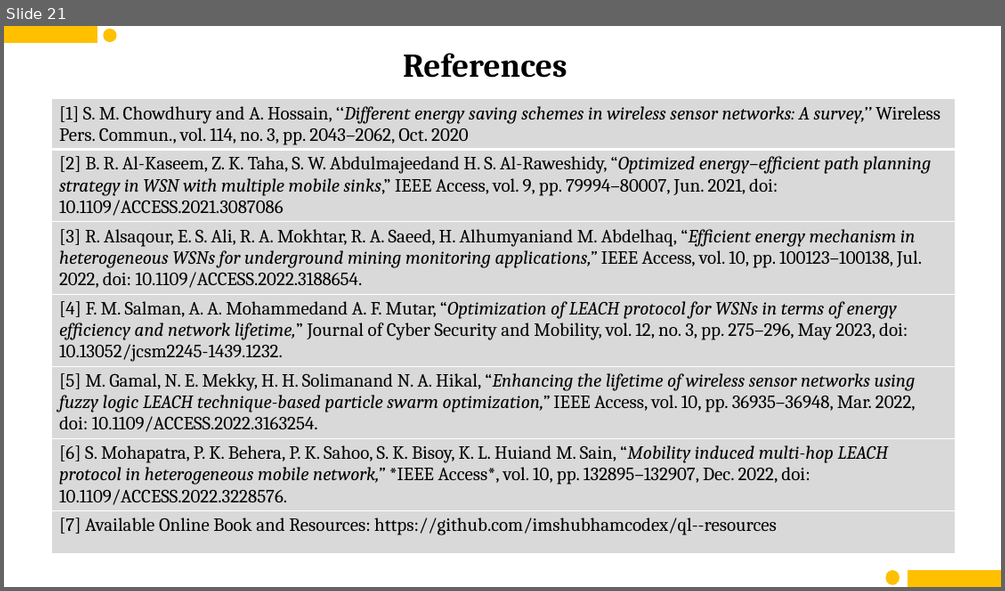
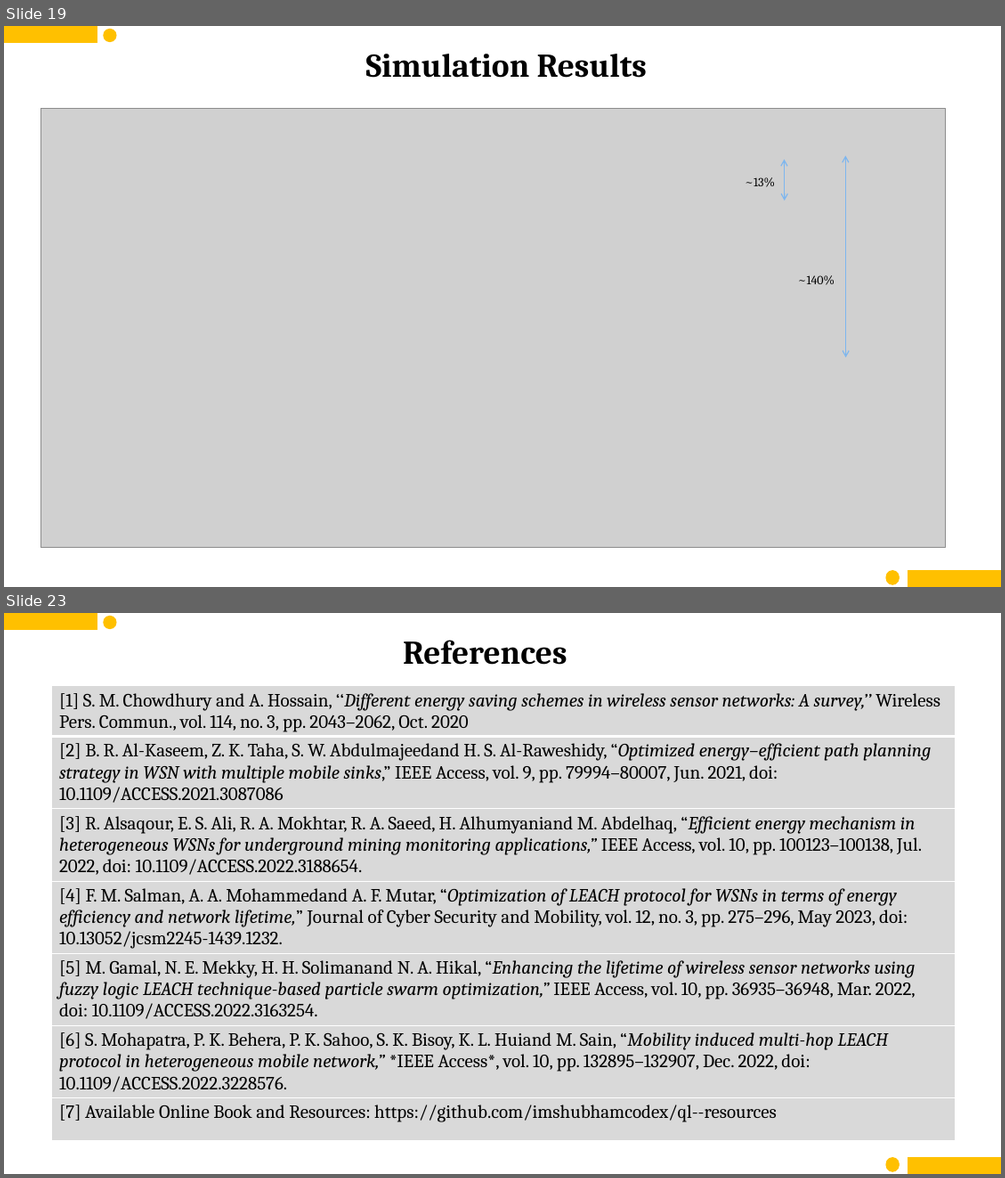
Before and after one commit to imshubhamcodex/ql--resources, a slide deck: mid_sem_RL.pptx. Shown one above the other, each under a label of ours: slide 21 before the commit, slides 19 and 23 after it; the slides between them are not shown. The pictures are 1005x591 and 1005x1178 pixels, drawn with LibreOffice and Linux fonts; fonts in the diff are those of the drawing; grey boxes stand for pictures. Boxes give left, top, right and bottom in pixels: in the first picture for what was removed or moved away, otherwise in the second. Text is boxed around its words. In the diff, an @@ line names an element or a change of style, - is before the commit and + after.

```diff
--- a/mid_sem_RL.pptx
+++ b/mid_sem_RL.pptx
@@ slide 19 added at <box>4,26,1001,587</box>, background #FFFFFF @@
@@ rectangle added at <box>4,27,97,43</box>, fill #FFC000, outline #FFC000 1 pt @@
@@ ellipse added at <box>104,29,116,42</box>, fill #FFC000, outline #FFC000 1 pt @@
@@ text added at <box>366,54,647,78</box>, 32 pt, text #000000, bold @@
+Simulation Results
@@ picture added at <box>40,109,945,548</box> @@
@@ elbow double arrow added from (845, 155) to (846, 357), #7DB6EF 1 pt @@
@@ text added at <box>744,177,775,187</box>, 12 pt, text #000000 @@
+~13%
@@ elbow double arrow added from (784, 160) to (785, 200), #7DB6EF 1 pt @@
@@ text added at <box>798,275,835,285</box>, 12 pt, text #000000 @@
+~140%
@@ ellipse added at <box>886,572,899,585</box>, fill #FFC000, outline #FFC000 1 pt @@
@@ ellipse added at <box>886,571,899,583</box>, fill #FFC000, outline #FFC000 1 pt @@
@@ rectangle added at <box>908,571,1001,587</box>, fill #FFC000, outline #FFC000 1 pt @@
@@ rectangle added at <box>909,572,1001,587</box>, fill #FFC000, outline #FFC000 1 pt @@
@@ what was slide 21 is now slide 23 @@
```
Also in this commit, not shown: 8 slides changed, 1 other slide added.
